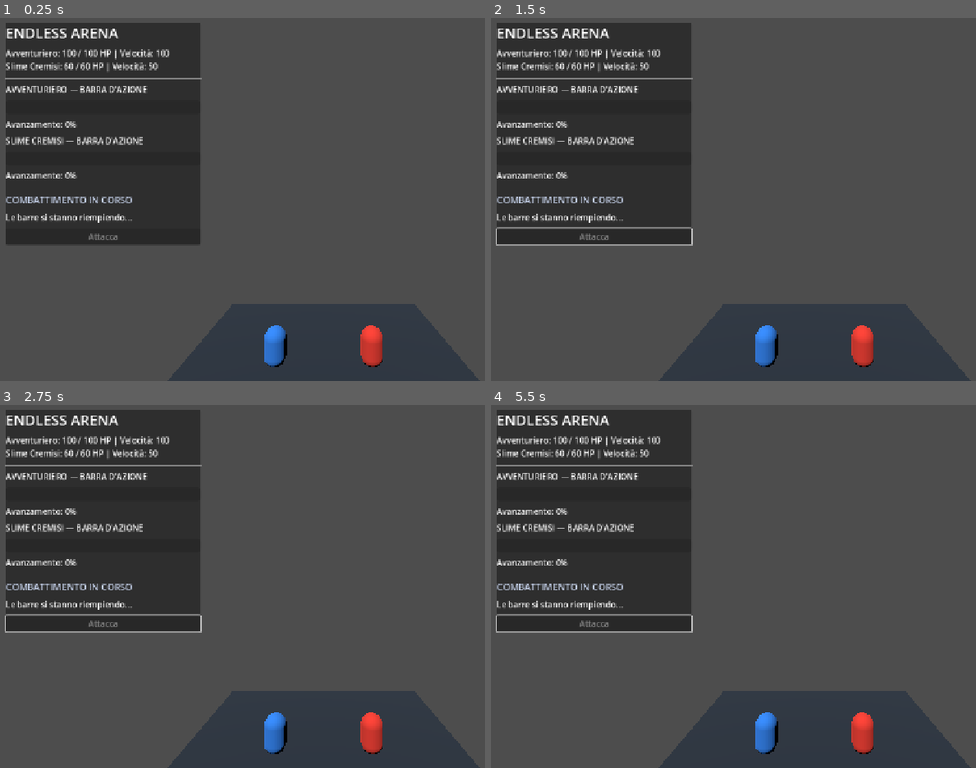
Above: before the commit, frames 1-4 (two rows, left to right).
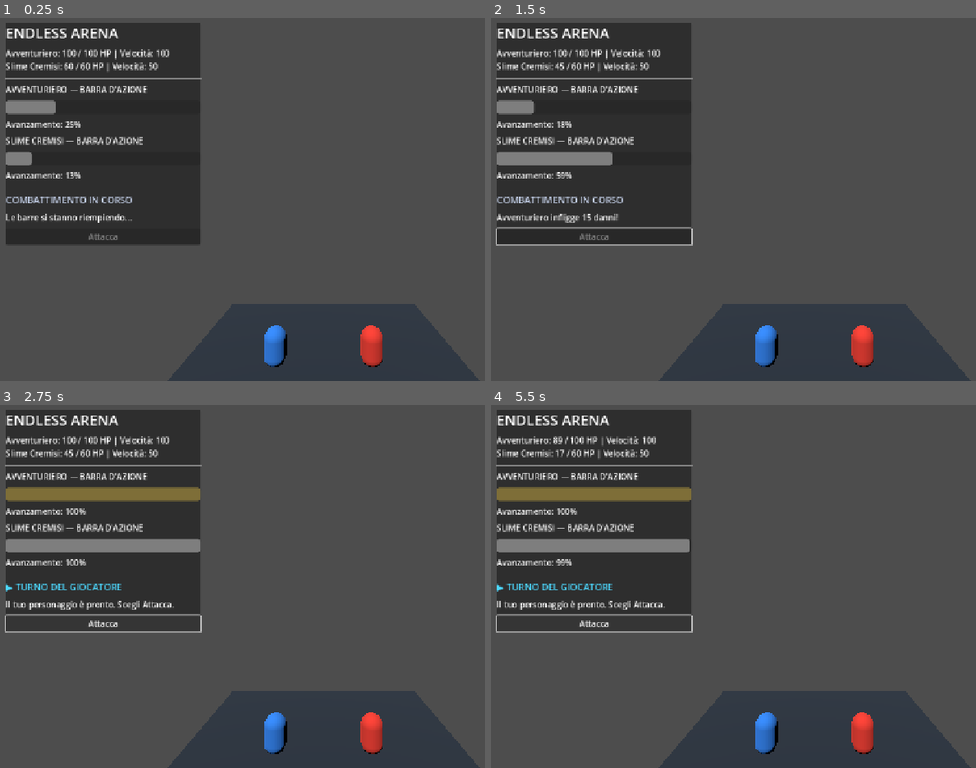
Above: after the commit, the same moments.

Repository: konakona185-gif/Super-spork-K7-school
Game: Godot game, scene res://scenes/main.tscn
The game is run twice, just before and just after one commit, with the same random seed, the same clock (stepped at 60 frames per second) and the same inputs.
Inputs (mouse positions are in pixels of both pictures, inside the frame that each line leads up to):
- Up to frame 1 (0.25 s): no input
- Up to frame 2 (1.5 s): click (592, 235) at 1.25 s, where only the run after the commit has a clickable "Attacca"
- Up to frame 3 (2.75 s): no input
- Up to frame 4 (5.5 s): click (592, 622) at 2.75 s, where only the run after the commit has a clickable "Attacca"; click (592, 622) at 4.25 s, where only the run after the commit has a clickable "Attacca"

The runs differ from the first frame. In frame 1, 0.7% of the frame differs, in the area x 1-17%, y 22-45%; in frame 2, 1.6%; in frame 3, 4.1%; in frame 4, 4.4%, in the area x 1-42%, y 8-62%.
Error before the commit: Trying to assign value of type 'Array' to a variable of type 'Dictionary'. (res://scripts/main.gd:51)

Commit message:
Update main.gd

Diff:
--- a/scripts/main.gd
+++ b/scripts/main.gd
@@ -12,6 +12,8 @@
 var waiting_for_hero_turn: bool = false
 var waiting_for_enemy_turn: bool = false
 
+var pending_turns: Array[Dictionary] = []
+
 var rng := RandomNumberGenerator.new()
 var combat_manager
 
@@ -48,13 +50,22 @@
 	if battle_over or waiting_for_hero_turn or waiting_for_enemy_turn:
 		return
 
-	var ready_fighter: Dictionary = combat_manager.advance_time(delta)
+	# Avanza il tempo solo quando non ci sono turni già pronti.
+	if pending_turns.is_empty():
+		pending_turns = combat_manager.advance_time(delta)
+
 	_update_action_bars()
 
-	if ready_fighter.is_empty():
-		return
-
-	if str(ready_fighter["team"]) == "hero":
+	if pending_turns.is_empty():
+		return
+
+	# Prende il prossimo combattente senza perdere gli altri turni pronti.
+	var fighter: Dictionary = pending_turns.pop_front()
+
+	if not bool(fighter["alive"]):
+		return
+
+	if str(fighter["team"]) == "hero":
 		waiting_for_hero_turn = true
 		turn_indicator_label.text = "▶ TURNO DEL GIOCATORE"
 		turn_indicator_label.add_theme_color_override(
@@ -62,6 +73,7 @@
 			Color(0.3, 0.85, 1.0)
 		)
 		turn_label.text = "Il tuo personaggio è pronto. Scegli Attacca."
+		_update_ui()
 	else:
 		waiting_for_enemy_turn = true
 		turn_indicator_label.text = "▶ TURNO DEL NEMICO"
@@ -69,9 +81,7 @@
 			"font_color",
 			Color(1.0, 0.4, 0.3)
 		)
-		_enemy_turn(ready_fighter)
-
-	_update_ui()
+		_enemy_turn(fighter)
 
 
 func _load_character_data() -> bool:
@@ -155,6 +165,7 @@
 	battle_over = false
 	waiting_for_hero_turn = false
 	waiting_for_enemy_turn = false
+	pending_turns.clear()
 
 	combat_manager = CombatManagerScript.new()
 	combat_manager.setup(hero_data, enemy_data)
@@ -397,6 +408,7 @@
 
 	if enemy_hp <= 0:
 		battle_over = true
+		pending_turns.clear()
 		turn_label.text += "\nIl nemico è stato sconfitto!"
 	else:
 		turn_indicator_label.text = "COMBATTIMENTO IN CORSO"
@@ -428,6 +440,7 @@
 
 	if hero_hp <= 0:
 		battle_over = true
+		pending_turns.clear()
 		turn_label.text += "\nIl tuo eroe è stato sconfitto!"
 	else:
 		turn_indicator_label.text = "COMBATTIMENTO IN CORSO"
